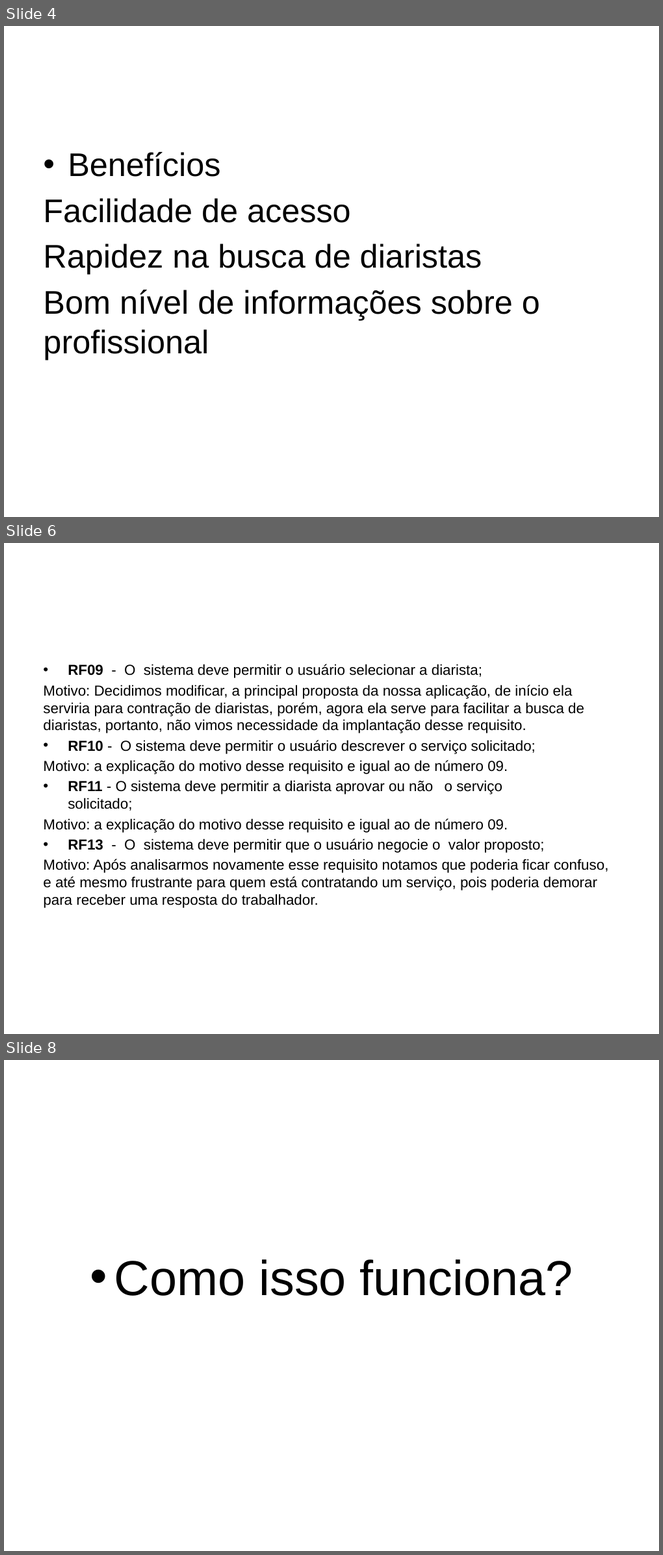
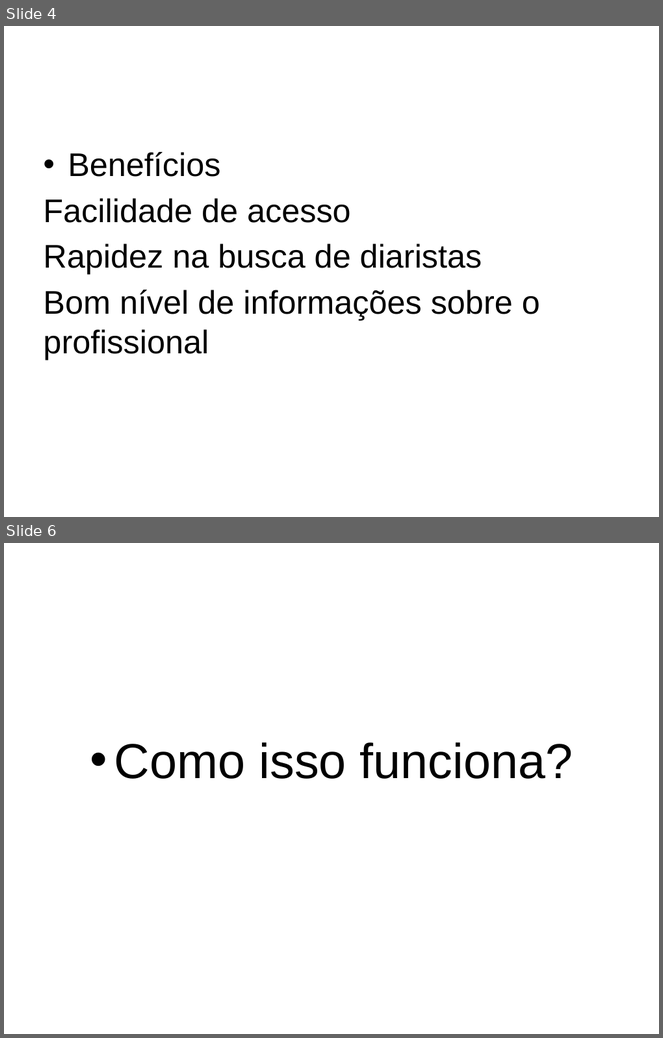
Before and after one commit to douglas-oliveira/Limpai, a slide deck: Docs/Projeto de software apresentação.pptx. Shown one above the other, each under a label of ours: slides 4, 6 and 8 before the commit, slides 4 and 6 after it; the slides between them are not shown. The pictures are 663x1555 and 663x1038 pixels, drawn with LibreOffice and Linux fonts; fonts in the diff are those of the drawing; background and template pictures are left out. Boxes give left, top, right and bottom in pixels: in the first picture for what was removed or moved away, otherwise in the second. Text is boxed around its words. In the diff, an @@ line names an element or a change of style, - is before the commit and + after.

```diff
--- a/Docs/Projeto de software apresentação.pptx
+++ b/Docs/Projeto de software apresentação.pptx
@@ slide 6 removed at <box>4,543,659,1034</box>, background picture (left out) @@
@@ text removed at <box>43,664,608,908</box> @@
-• RF09 - O sistema deve permitir o usuário selecionar a diarista;
-Motivo: Decidimos modificar, a principal proposta da nossa aplicação, de início ela serviria para contração de diaristas, porém, agora ela serve para facilitar a busca de diaristas, portanto, não vimos necessidade da implantação desse requisito.
-• RF10 - O sistema deve permitir o usuário descrever o serviço solicitado;
-Motivo: a explicação do motivo desse requisito e igual ao de número 09.
-• RF11 - O sistema deve permitir a diarista aprovar ou não o serviço solicitado;
-Motivo: a explicação do motivo desse requisito e igual ao de número 09.
-• RF13 - O sistema deve permitir que o usuário negocie o valor proposto;
-Motivo: Após analisarmos novamente esse requisito notamos que poderia ficar confuso, e até mesmo frustrante para quem está contratando um serviço, pois poderia demorar para receber uma resposta do trabalhador.
@@ what was slide 8 is now slide 6 @@
```
Also in this commit, not shown: 1 slide changed, 1 other slide removed.
